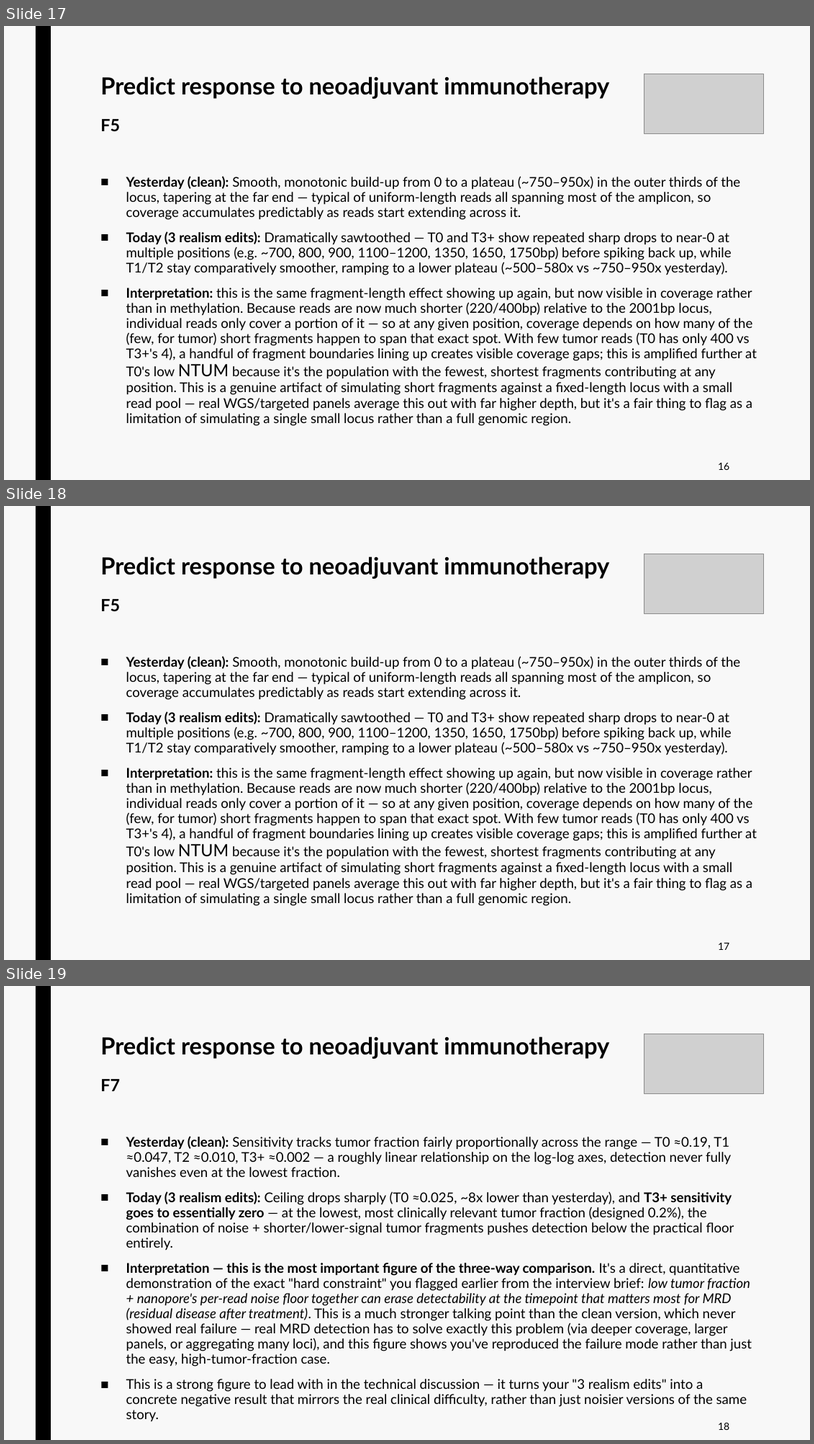
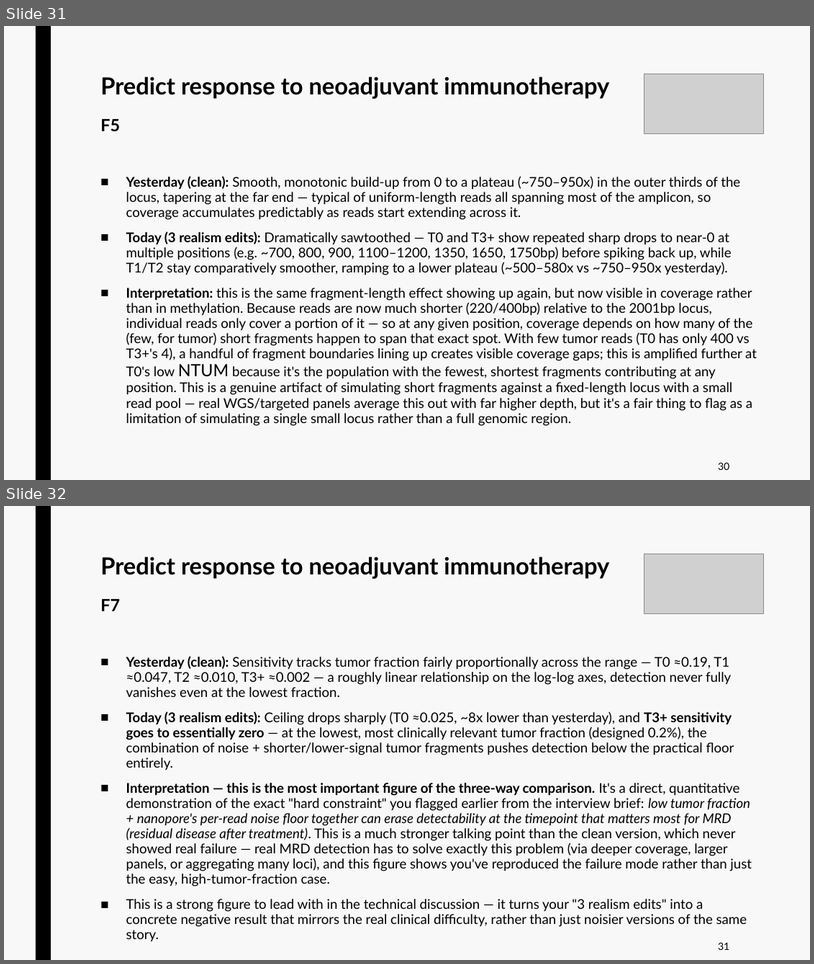
Before and after one commit to jurtasun/presentations, a slide deck: 202609_vhio_symposium/202609_vhio_technical.ppt. Shown one above the other, each under a label of ours: slides 17, 18 and 19 before the commit, slides 31 and 32 after it. The pictures are 814x1444 and 814x964 pixels, drawn with LibreOffice and Linux fonts; fonts in the diff are those of the drawing; grey boxes stand for pictures. Boxes give left, top, right and bottom in pixels: in the first picture for what was removed or moved away, otherwise in the second. Text is boxed around its words. In the diff, an @@ line names an element or a change of style, - is before the commit and + after.

```diff
--- a/202609_vhio_symposium/202609_vhio_technical.ppt
+++ b/202609_vhio_symposium/202609_vhio_technical.ppt
@@ slide 18 removed at <box>4,506,810,960</box>, background #F8F8F8; not listed: 1 template element that a slide beside it also shows @@
@@ title removed at <box>100,556,610,612</box> @@
-Predict response to neoadjuvant immunotherapy
-F5
@@ picture removed at <box>645,554,764,613</box> @@
@@ text removed at <box>126,656,757,906</box> @@
-■ Yesterday (clean): Smooth, monotonic build-up from 0 to a plateau (~750–950x) in the outer thirds of the locus, tapering at the far end — typical of uniform-length reads all spanning most of the amplicon, so coverage accumulates predictably as reads start extending across it.
-■ Today (3 realism edits): Dramatically sawtoothed — T0 and T3+ show repeated sharp drops to near-0 at multiple positions (e.g. ~700, 800, 900, 1100–1200, 1350, 1650, 1750bp) before spiking back up, while T1/T2 stay comparatively smoother, ramping to a lower plateau (~500–580x vs ~750–950x yesterday).
-■ Interpretation: this is the same fragment-length effect showing up again, but now visible in coverage rather than in methylation. Because reads are now much shorter (220/400bp) relative to the 2001bp locus, individual reads only cover a portion of it — so at any given position, coverage depends on how many of the (few, for tumor) short fragments happen to span that exact spot. With few tumor reads (T0 has only 400 vs T3+'s 4), a handful of fragment boundaries lining up creates visible coverage gaps; this is amplified further at T0's low NTUM because it's the population with the fewest, shortest fragments contributing at any position. This is a genuine artifact of simulating short fragments against a fixed-length locus with a small read pool — real WGS/targeted panels average this out with far higher depth, but it's a fair thing to flag as a limitation of simulating a single small locus rather than a full genomic region.
@@ page number removed at <box>718,942,730,950</box> @@
-17
@@ what was slide 17 is now slide 31 @@
@@ page number at <box>718,462,730,470</box>: text changed @@
-16
+30
@@ what was slide 19 is now slide 32 @@
@@ page number at <box>718,942,730,950</box>: text changed @@
-18
+31
```
Also in this commit, not shown: 2 slides changed, 20 slides added, 7 other slides removed, 28 other files.
